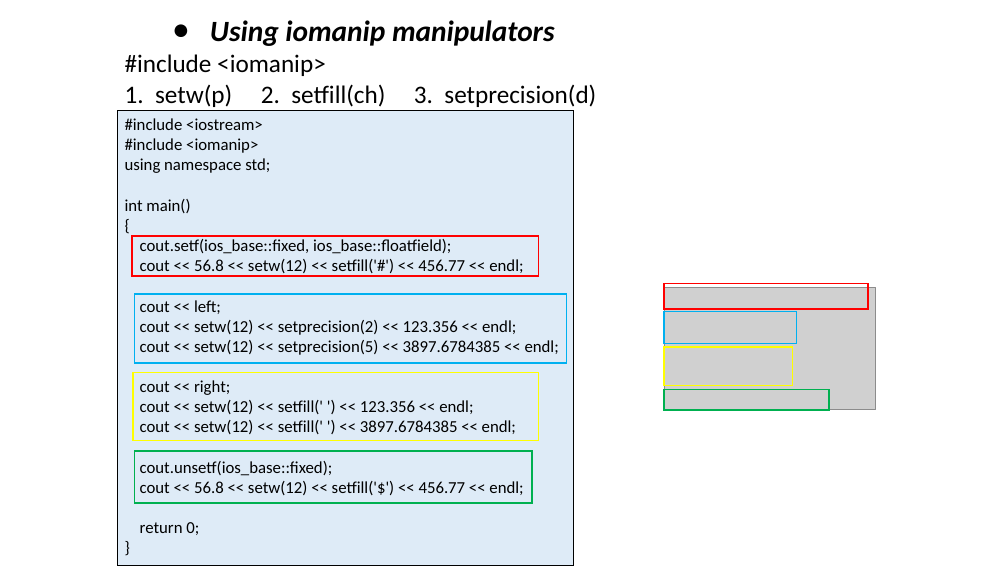
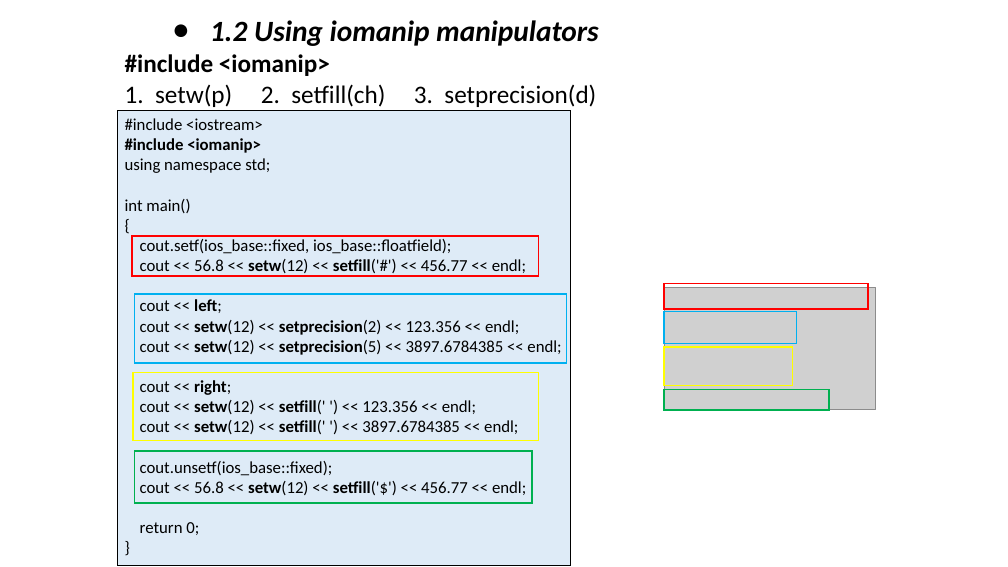
Before and after one commit to ShiqiYu/CPP, a slide deck: slide 10 of week02/Lab02.pptx (slide 9 before the commit). Drawn at 1008x567 pixels with LibreOffice and Linux fonts; fonts in the diff are those of the drawing; grey boxes stand for pictures; background and template pictures are left out. Boxes give left, top, right and bottom in pixels: in the first picture for what was removed or moved away, otherwise in the second. Text is boxed around its words. In the diff, an @@ line names an element or a change of style, - is before the commit and + after.

```diff
--- a/week02/Lab02.pptx
+++ b/week02/Lab02.pptx
@@ text at (210, 20, 599, 46): text changed @@
-● Using iomanip manipulators
+● 1.2 Using iomanip manipulators
@@ text "#include <iomanip>" at (125, 54, 330, 76): bold on @@
@@ text in rectangle at (125, 138, 561, 495): bold on in "#include <iomanip>", "setw(12) setfill('#')", "left;", "setw(12) setprecision(2)" and 5 more places @@
```
Also in this commit, not shown: 11 other slides changed, 11 slides added, 3 other files.
